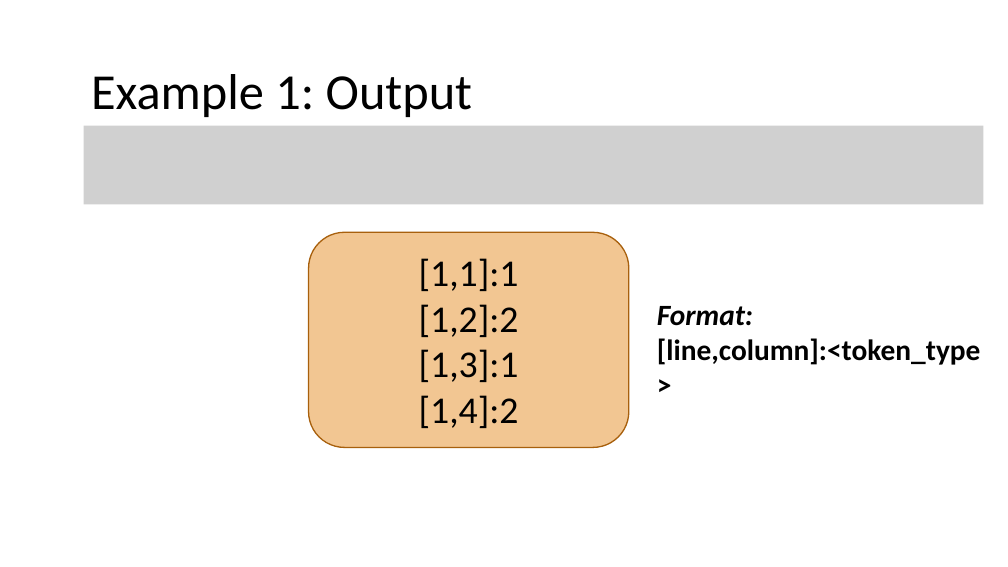
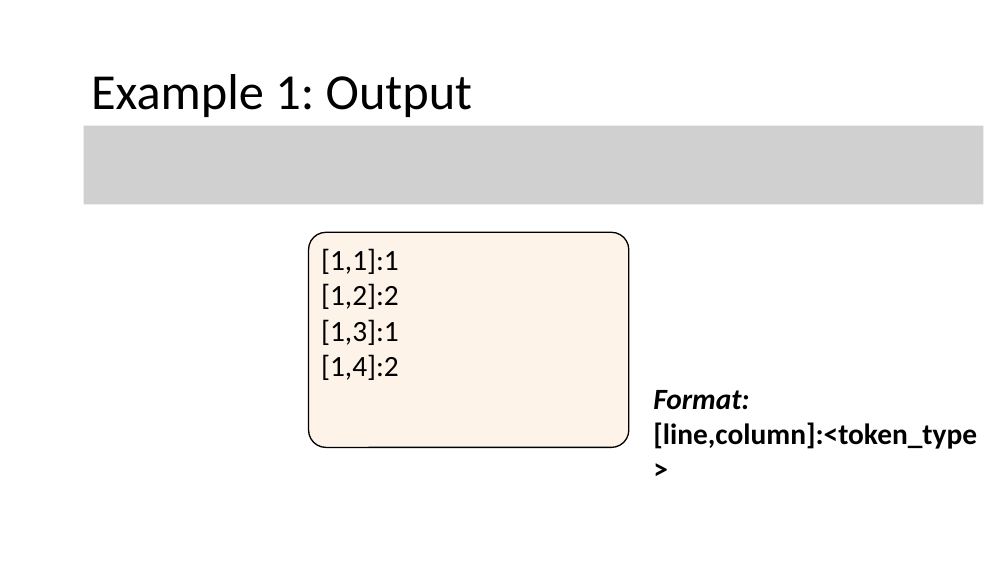
Before and after one commit to nivshani/compilation, a slide deck: slide 94 of new_slides/lexical_analysis.pptx. Drawn at 1008x567 pixels with LibreOffice and Linux fonts; fonts in the diff are those of the drawing; grey boxes stand for pictures. Boxes give left, top, right and bottom in pixels: in the first picture for what was removed or moved away, otherwise in the second. Text is boxed around its words. In the diff, an @@ line names an element or a change of style, - is before the commit and + after.

```diff
--- a/new_slides/lexical_analysis.pptx
+++ b/new_slides/lexical_analysis.pptx
@@ rounded rectangle "[1,1]:1" at (309,232,629,448): size 36 to 28 pt; alignment centre to left; vertical alignment middle to top; fill #E48312 at 46% opacity to #FBE6CE at 46% opacity; outline #A9610D 1.25 pt to #000000 1.25 pt; proportions changed @@
@@ text "Format: [line,column]:<token_type>": place and size @@
-text "Format: [line,column]:<token_type>" at (657,306,981,365)
+text "Format: [line,column]:<token_type>" at (653,390,977,449)
```
Also in this commit, not shown: 15 other slides changed, 1 other file.
